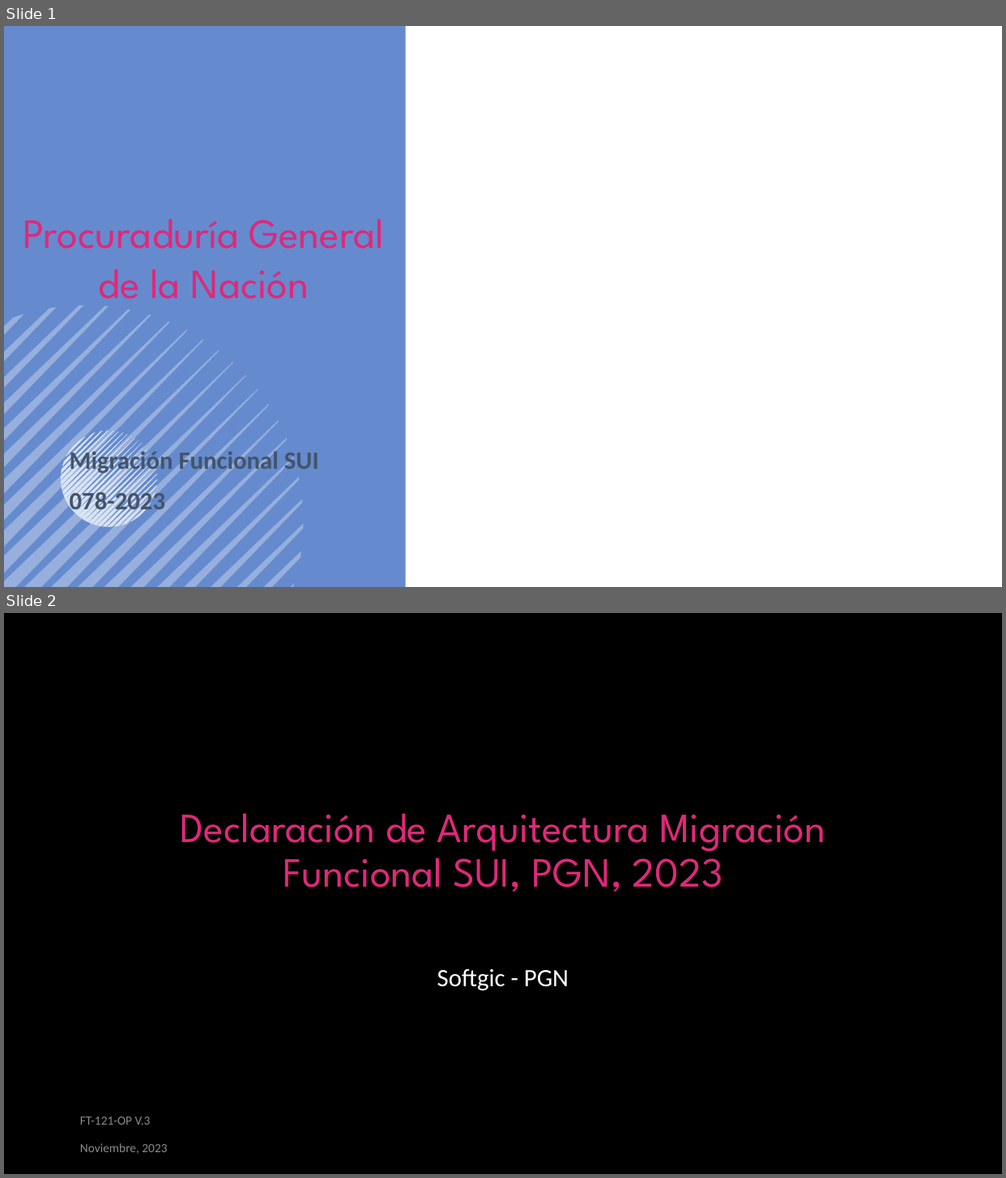
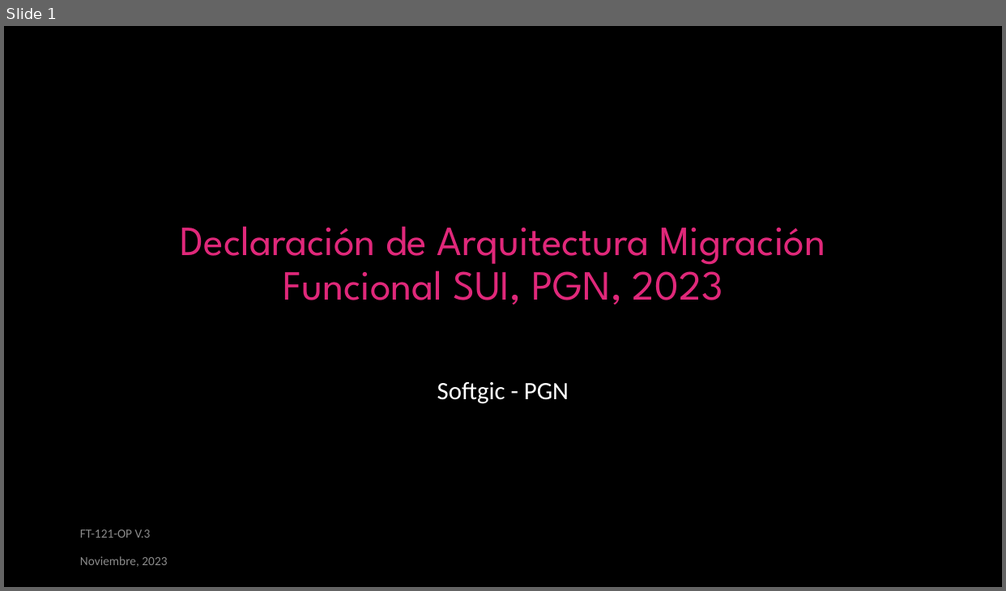
Before and after one commit to hwong23/pgn-078, a slide deck: content/pptxoutpt.pptx. Shown one above the other, each under a label of ours: slides 1 and 2 before the commit, slide 1 after it. The pictures are 1006x1178 and 1006x591 pixels, drawn with LibreOffice and Linux fonts; fonts in the diff are those of the drawing; background and template pictures are left out. Boxes give left, top, right and bottom in pixels: in the first picture for what was removed or moved away, otherwise in the second. Text is boxed around its words. In the diff, an @@ line names an element or a change of style, - is before the commit and + after.

```diff
--- a/content/pptxoutpt.pptx
+++ b/content/pptxoutpt.pptx
@@ slide 1 removed at [4, 26, 1002, 587], background picture (left out) @@
@@ rectangle removed at [4, 26, 406, 587] @@
@@ title removed at [23, 220, 384, 310] @@
-Procuraduría General de la Nación
@@ freeform shape removed at [4, 305, 304, 587] @@
@@ freeform shape removed at [61, 431, 157, 527] @@
@@ subtitle removed at [70, 448, 319, 516] @@
-Migración Funcional SUI
-078-2023
@@ what was slide 2 is now slide 1 @@
```
Also in this commit, not shown: 16 slides changed, 2 other files.
